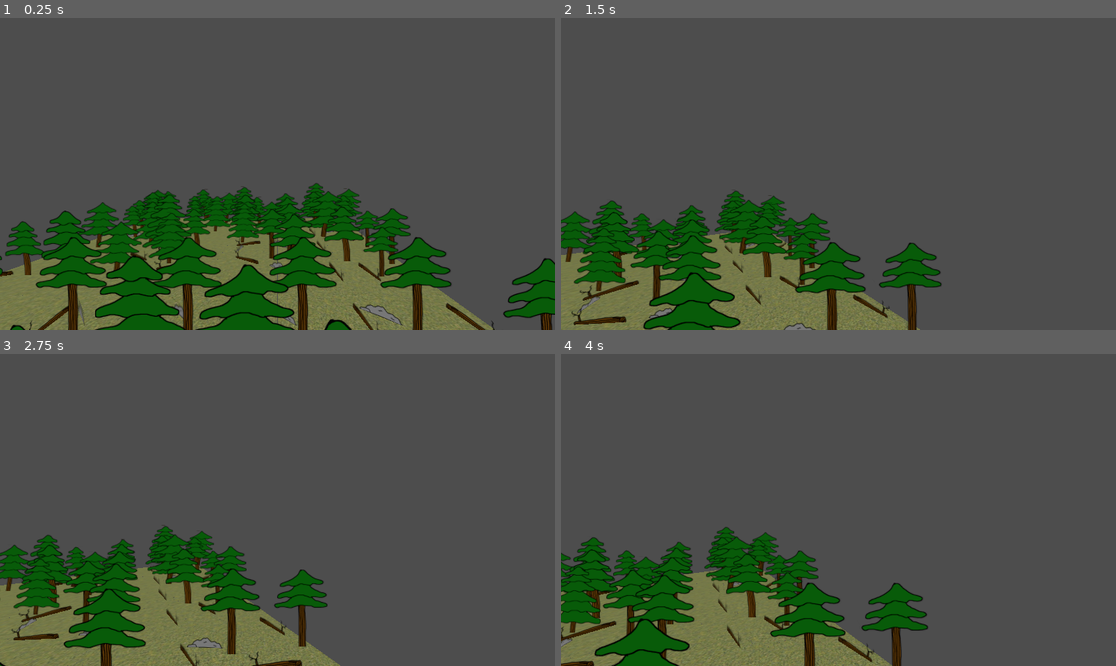
Above: before the commit, frames 1-4 (two rows, left to right).
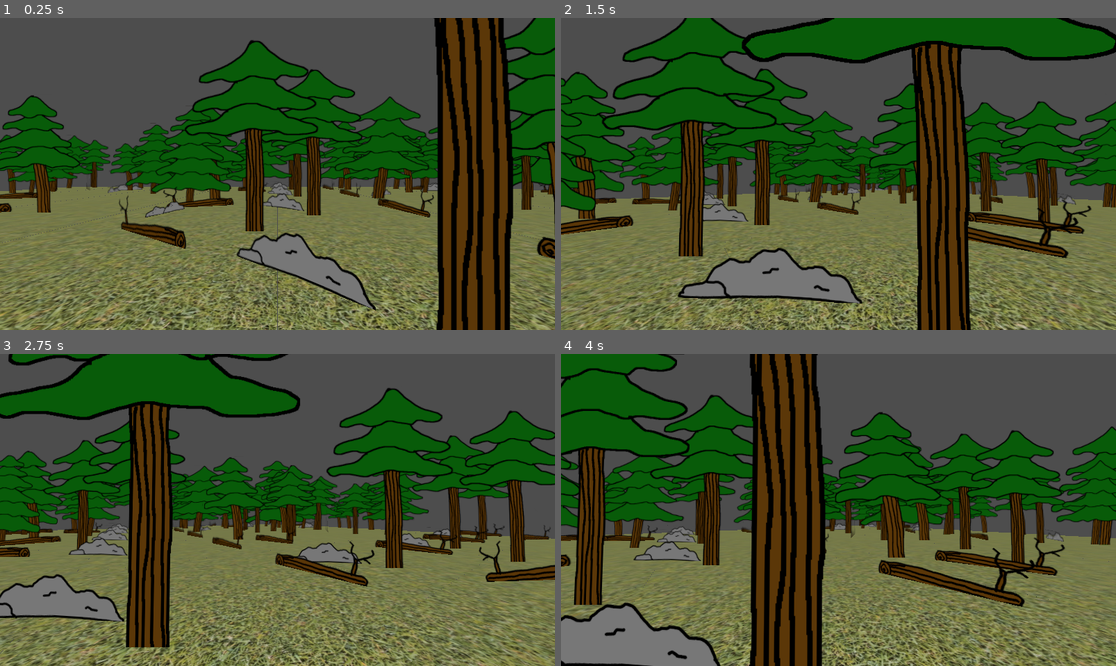
Above: after the commit, the same moments.

Repository: bluegill2000/Godot-Experiments
Game: Godot game, scene res://scenes/pine_forest.tscn
Two runs of this game, one before a commit and one after it. Both use one fixed random seed, a clock stepped at 60 frames per second and the inputs below.
Inputs (mouse positions are in pixels of both pictures, inside the frame that each line leads up to):
- Up to frame 1 (0.25 s): no input
- Up to frame 2 (1.5 s): tap Enter at 0.5 s; move the mouse to (866, 174) at 0.52 s; hold W (move_forward) 0.53-1.28 s; tap R at 0.6, 1.35 s; click (866, 174) at 0.67 s; move the mouse to (727, 189) at 1.27 s; hold S (move_backward) from 1.28 s (still down); click (727, 189) at 1.42 s
- Up to frame 3 (2.75 s): move the mouse to (333, 441) at 2.02 s; release S (move_backward) at 2.03 s; hold D (move_right) from 2.03 s (still down); tap R at 2.1 s; click (333, 441) at 2.17 s
- Up to frame 4 (4 s): move the mouse to (810, 572) at 2.77 s; release D (move_right) at 2.78 s; hold W (move_forward) 2.78-3.53 s; tap R at 2.85, 3.6 s; click (810, 572) at 2.92 s; move the mouse to (1005, 556) at 3.52 s; hold A (move_left) from 3.53 s (still down); click (1005, 556) at 3.67 s

The runs differ from the first frame. In frame 1, 69% of the frame differs, in the area x 0-100%, y 0-100%; in frame 2, 77%; in frame 3, 70%; in frame 4, 74%.

Commit message:
Create player character

Diff:
--- /dev/null
+++ b/Map Generation/prefabs/player.tscn
@@ -0,0 +1,18 @@
+[gd_scene load_steps=3 format=3 uid="uid://b0wfxo7hb7vtn"]
+
+[ext_resource type="Script" path="res://scripts/player_camera.gd" id="1_i2kec"]
+
+[sub_resource type="CylinderShape3D" id="CylinderShape3D_qa7yf"]
+height = 2.5
+radius = 1.0
+
+[node name="CharacterBody3D" type="CharacterBody3D"]
+
+[node name="CollisionShape3D" type="CollisionShape3D" parent="."]
+transform = Transform3D(1, 0, 0, 0, 1, 0, 0, 0, 1, 0, 1.25, 0)
+shape = SubResource("CylinderShape3D_qa7yf")
+
+[node name="Camera3D" type="Camera3D" parent="." node_paths=PackedStringArray("player")]
+transform = Transform3D(1, 0, 0, 0, 1, 0, 0, 0, 1, 0, 2.5, 0)
+script = ExtResource("1_i2kec")
+player = NodePath("..")
--- a/Map Generation/scenes/pine_forest.tscn
+++ b/Map Generation/scenes/pine_forest.tscn
@@ -1,9 +1,9 @@
 [gd_scene load_steps=3 format=3 uid="uid://cdptmuobqhlpq"]
 
+[ext_resource type="PackedScene" uid="uid://b0wfxo7hb7vtn" path="res://prefabs/player.tscn" id="2_8spif"]
 [ext_resource type="Script" path="res://scripts/tile_manager.gd" id="2_ktbkt"]
-[ext_resource type="Script" path="res://scripts/camera_controller.gd" id="2_q24wt"]
 
-[node name="PineForest" type="Node3D"]
+[node name="pine_forest_scene" type="Node3D"]
 
 [node name="tile_container" type="Node" parent="."]
 
@@ -11,6 +11,4 @@
 script = ExtResource("2_ktbkt")
 tileContainer = NodePath("../tile_container")
 
-[node name="Camera3D" type="Camera3D" parent="."]
-transform = Transform3D(1, 0, 0, 0, 1, 0, 0, 0, 1, 0, 14.3046, 25.4313)
-script = ExtResource("2_q24wt")
+[node name="Player" parent="." instance=ExtResource("2_8spif")]
--- /dev/null
+++ b/Map Generation/scripts/player_camera.gd
@@ -0,0 +1,47 @@
+extends Node3D
+
+@export var player: CharacterBody3D
+
+const speed: float = 900
+const mouse_speed: float = -0.01
+
+var camera_rot_x: float = 0
+var camera_rot_y: float = 0
+var mouse_captured: bool = false
+
+# Called when the node enters the scene tree for the first time.
+func _ready():
+	Input.set_mouse_mode(Input.MOUSE_MODE_CAPTURED)
+	mouse_captured = true
+	print("Camera controls ready")
+
+# Called every frame. 'delta' is the elapsed time since the previous frame.
+func _process(delta):
+	var velocity = Input.get_vector("move_left", "move_right", "move_forward", "move_backward") * speed * delta
+	var target = velocity.rotated(-camera_rot_x)
+
+	player.velocity = Vector3(target.x, 0, target.y)
+	player.move_and_slide()
+
+func _input(event: InputEvent):
+	# Enable/Disable mouse capture
+	if Input.is_mouse_button_pressed(MOUSE_BUTTON_LEFT):
+		Input.set_mouse_mode(Input.MOUSE_MODE_VISIBLE)
+		mouse_captured = false
+	elif Input.is_mouse_button_pressed(MOUSE_BUTTON_RIGHT):
+		Input.set_mouse_mode(Input.MOUSE_MODE_CAPTURED)
+		mouse_captured = true
+	elif Input.is_key_pressed(KEY_ESCAPE):
+		Input.set_mouse_mode(Input.MOUSE_MODE_VISIBLE)
+		mouse_captured = false
+
+	# Rotational movement
+	if event is InputEventMouseMotion and mouse_captured:
+		camera_rot_x += event.relative.x * mouse_speed
+		camera_rot_y += event.relative.y * mouse_speed
+
+		camera_rot_y = clamp(camera_rot_y, deg_to_rad(-90), deg_to_rad(90))
+
+		transform.basis = Basis()
+		rotate_object_local(Vector3.UP, camera_rot_x)
+		rotate_object_local(Vector3.RIGHT, camera_rot_y)
--- a/Map Generation/scripts/tile_manager.gd
+++ b/Map Generation/scripts/tile_manager.gd
@@ -5,8 +5,8 @@
 const tile_scene = preload("res://prefabs/pine_forest/pine_forest_tile.tscn")
 const rowOffset: int = -4
 const colOffset: int = -4
-const rows: int = 6
-const cols: int = 6
+const rows: int = 8
+const cols: int = 8
 const coordinateMultiplier: float = 5
 const tileTexturePath: String = "res://assets/misc/grass_tile_texture.jpg"
 const tileScriptPath: String = "res://scripts/tile.gd"
Renamed: Map Generation/scripts/camera_controller.gd -> Map Generation/scripts/spectator_camera.gd
